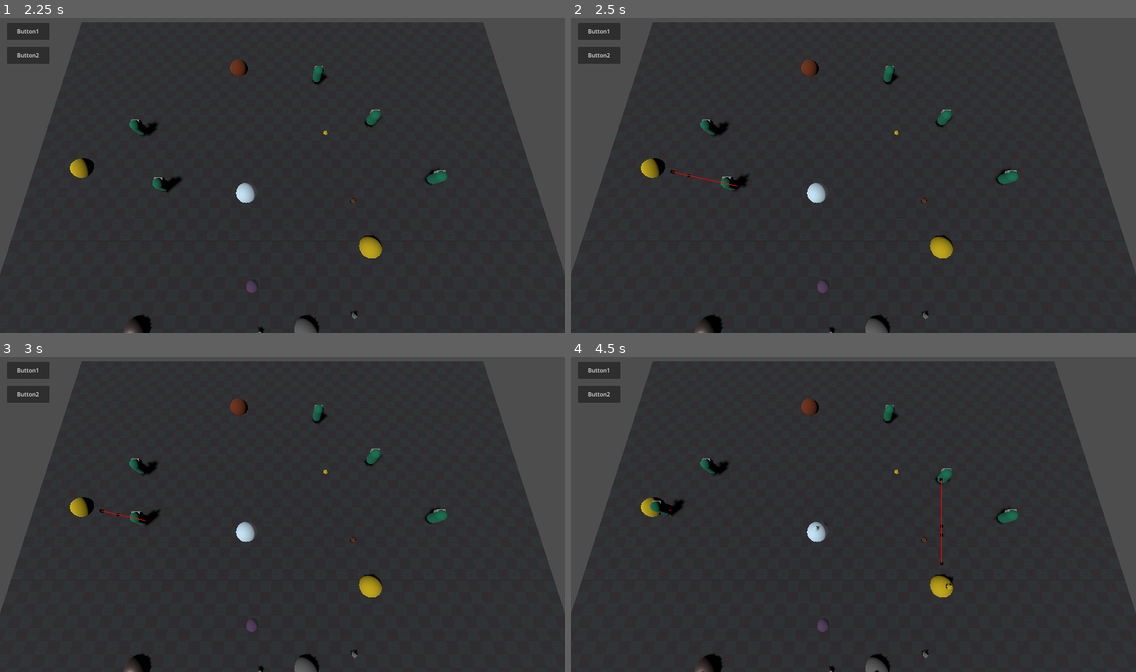
Above: before the commit, frames 1-4 (two rows, left to right).
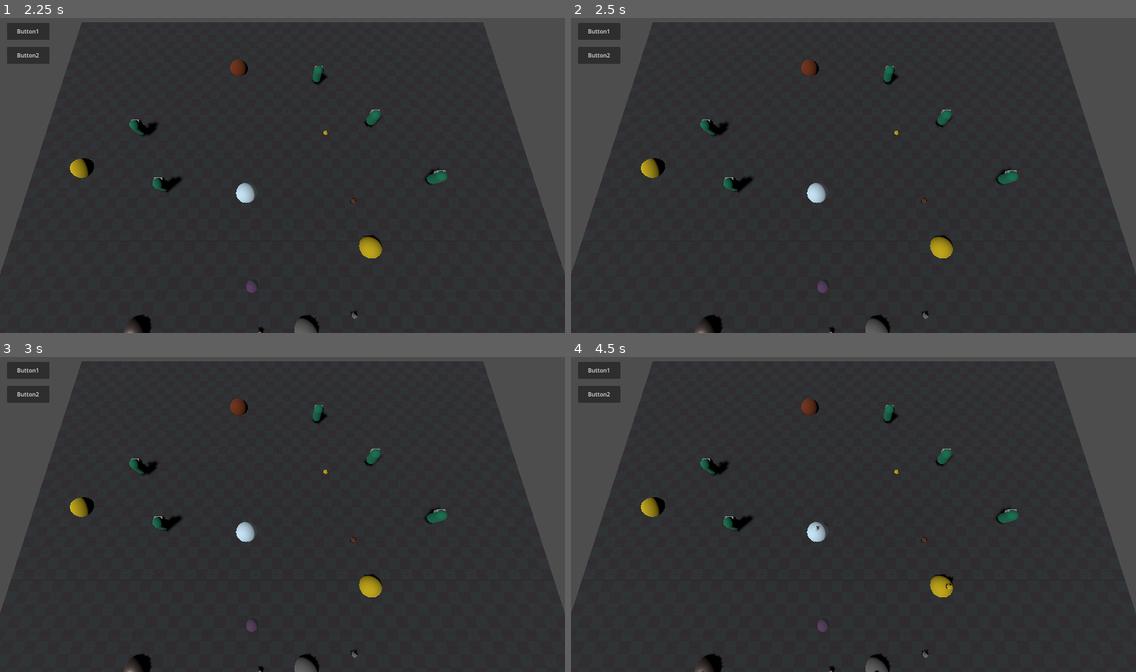
Above: after the commit, the same moments.

Repository: swpgamedev/outpost-defense
Game: Godot game, scene res://WorldScenes/TestScenes/worker_test_level.tscn
Same seed, same stepped clock (60 frames per second), same inputs: the game is played once before the commit and once after it. The project has no main scene, so this scene is started directly.
Inputs (mouse positions are in pixels of both pictures, inside the frame that each line leads up to):
- Up to frame 1 (2.25 s): click "Button1" at 0.5 s; click "Button2" at 1.25 s; tap Enter (ui_accept) at 2 s; move the mouse to (406, 159) at 2.02 s; hold D (move_right) from 2.03 s (still down); tap 0 (test) at 2.1 s; click (406, 159) at 2.17 s
- Up to frame 2 (2.5 s): keep holding D (move_right); tap Space (jump) at 2.27 s
- Up to frame 3 (3 s): move the mouse to (169, 530) at 2.77 s; release D (move_right) at 2.78 s; hold S (move_back) from 2.78 s (still down); tap 0 (test) at 2.85 s
- Up to frame 4 (4.5 s): tap Space (jump) at 3.02 s; move the mouse to (910, 445) at 3.52 s; release S (move_back) at 3.53 s; hold D (move_right) 3.53-4.28 s; tap 0 (test) at 3.6, 4.35 s; move the mouse to (825, 577) at 4.27 s; hold W (move_forward) from 4.28 s (still down); click (825, 577) at 4.42 s

Frame 1 is identical in both runs. In frame 2, 0.1% of the frame differs, in the area x 17-33%, y 48-56%; in frame 3, 0.3%; in frame 4, 0.6%, in the area x 14-68%, y 29-66%.
Error after the commit: Invalid call. Nonexistent function 'print' in base 'Nil'. (res://Utility/Managers/worker_manager.gd:35)

Commit message:
Setting worker target

Diff:
--- a/Characters/Worker/worker_behavior.gd
+++ b/Characters/Worker/worker_behavior.gd
@@ -31,6 +31,8 @@
 var height_distance : float = 0.1
 var worker_height : float
 
+var current_job = WorkerManager.JobType
+
 
 func _ready() -> void:
 	nav_agent.velocity_computed.connect(Callable(_on_velocity_computed))
@@ -47,7 +49,7 @@
 	if debug_enabled : # Change to if target != null
 		target = debug_target
 
-		DebugDraw.draw_line_relative_pointy(target.global_position,global_position - target.global_position,1,Color.BLUE_VIOLET)
+		DebugDraw.draw_line_relative_pointy(target.global_position, global_position - target.global_position, 1, Color.BLUE_VIOLET)
 		# Destination
 		DebugDraw.draw_line_relative_thick(nav_agent.target_position,Vector3.UP,5,Color.LIGHT_GREEN)
 
--- a/Utility/Managers/resource_manager.gd
+++ b/Utility/Managers/resource_manager.gd
@@ -9,6 +9,7 @@
 var IronNodes : Array[ResourceNode] = []
 var CrystalNodes : Array[ResourceNode] = []
 
+# will defo break if moving stuff
 var gold_chunk : PackedScene = preload("res://Resources/Chunks/gold_chunk.tscn")
 var wood_chunk : PackedScene = preload("res://Resources/Chunks/wood_chunk.tscn")
 var stone_chunk : PackedScene = preload("res://Resources/Chunks/stone_chunk.tscn")
@@ -116,12 +117,16 @@
 	var closest_node : ResourceNode = null
 
 	var nodes_to_check : Array[ResourceNode] = nodeDict[resource]
-	print("NODES TO CHECK: " + str(nodes_to_check))
+	#print("NODES TO CHECK: " + str(nodes_to_check))
 	for check_node in nodes_to_check :
+		print(check_node.node_resource)
+		#if check_node.node_resource
+
+
 		var distance : float = origin.distance_to(check_node.global_position)
-		print("Checking this node: " + str(check_node) + ", Distance: " + str(distance))
+		#print("Checking this node: " + str(check_node) + ", Distance: " + str(distance))
 		if distance < shortest_distance :
-			print("NEW SHORTEST")
+			#print("NEW SHORTEST")
 			shortest_distance = distance
 			closest_node = check_node
 
--- a/Utility/Managers/worker_manager.gd
+++ b/Utility/Managers/worker_manager.gd
@@ -1,19 +1,14 @@
 extends Node
 
-# split job type into
-# - Idle
-# - Gather
-# - Logistics
-# - Repair
-# gather can have further assigning
+enum JobType {Idle, Gather, Logistics, Repair}
 
-enum JobType {None, GatherGold, GatherWood, GatherStone, GatherIron, GatherCrystal, Logistics, Repair}
-
-@export var worker_dict : Dictionary[Worker, int] = {}
+@export var worker_dict : Dictionary[Worker, JobType] = {}
 
 var test_index : int = 0
 
-func _process(delta: float) -> void:
+func _process(_delta: float) -> void:
+
+	### ALL FOR SILLY TESTING :))
 	if Input.is_action_just_pressed("test") :
 		if test_index < JobType.size() - 1 :
 			test_index+= 1
@@ -21,27 +16,70 @@
 			test_index = 0
 		var selected_worker : Worker = GetClosestIdleWorkerAtPos(Vector3.ZERO)
 		if selected_worker != null :
-			AssignWorker(selected_worker, int(JobType.values()[test_index]))
-			selected_worker.target = ResourceManager.GetClosestResourceNode(selected_worker.global_position, ResourceManager.ResourceType.Gold)
+			var rand_int : int = randi_range(0, ResourceManager.ResourceType.size() - 1)
+			if JobType.values()[test_index] == JobType.Gather :
+				AssignWorker(selected_worker, JobType.values()[test_index], ResourceManager.ResourceType.values()[rand_int], true)
+			else :
+				AssignWorker(selected_worker, JobType.values()[test_index], ResourceManager.ResourceType.values()[rand_int], false)
 
+func AssignWorker(current_worker : Worker, selected_job : JobType, resource : ResourceManager.ResourceType, set_target : bool) :
+	worker_dict[current_worker] = selected_job
+	current_worker.current_job = selected_job
 
-
-
-func AssignWorker(selected_worker : Worker, selected_job : JobType) :
-	worker_dict[selected_worker] = selected_job
+	if selected_job == JobType.Idle :
+		# set to chill or go back to base?
+		gg.print("Idle")
+		pass
+	elif selected_job == JobType.Gather :
+		# start gather loop, set resource to try to work on
+		gg.print("Gather")
+		if set_target :
+			current_worker.target = ResourceManager.GetClosestResourceNode(current_worker.global_position, resource)
+	elif selected_job == JobType.Logistics :
+		# start logistics loop
+		gg.print("Logistics")
+		pass
+	elif selected_job == JobType.Repair :
+		# start repair loop
+		gg.print("Repair")
+		pass
 
 func NewWorker(worker : Worker) :
-	worker_dict.get_or_add(worker, JobType.None)
+	worker_dict.get_or_add(worker, JobType.Idle)
 
 func GetClosestIdleWorkerAtPos(origin : Vector3) -> Worker :
 	var closest_worker : Worker = null
 	var shortest_distance : float = INF
 
-	var workers_to_check : Array[Worker] = worker_dict.duplicate().keys()
-	for check_worker in workers_to_check :
-		var distance : float = origin.distance_to(check_worker.global_position)
-		if distance < shortest_distance :
-			shortest_distance = distance
-			closest_worker = check_worker
+	var workers_array : Array[Worker] = worker_dict.duplicate().keys()
+	print("WORKERS ARRAY: " + str(workers_array))
+	var test : int = 0
+
+	for check_worker in workers_array :
+		test += 1
+		print(str(test) + " : " + str(check_worker) + " -- " + str(worker_dict[check_worker]))
+		if worker_dict[check_worker] == JobType.Idle :
+			print(str(test) + " IDLE")
+
+
+			var distance : float = origin.distance_to(check_worker.global_position)
+			if distance < shortest_distance :
+				shortest_distance = distance
+				closest_worker = check_worker
 	print("CLOSEST WORKER: " + str(closest_worker))
 	return closest_worker
+
+
+
+
+
+
+
+
+
+
+
+
+
+
+# meow
--- a/project.godot
+++ b/project.godot
@@ -20,11 +20,17 @@
 DebugDraw="*uid://d13ns8beco012"
 ResourceManager="*uid://b538vpaycd7tr"
 WorkerManager="*uid://dtb5ugnet4vx5"
+gg="*uid://bne1gbwmsj2yp"
+PhantomCameraManager="*uid://duq6jhf6unyis"
 
 [display]
 
 window/size/viewport_width=1600
 window/size/viewport_height=900
+
+[editor_plugins]
+
+enabled=PackedStringArray("res://addons/gg_print/plugin.cfg", "res://addons/kanban_tasks/plugin.cfg", "res://addons/phantom_camera/plugin.cfg")
 
 [input]
 
Not shown, changed: .gitignore
Not shown, added: kanban_tasks_data.kanban
